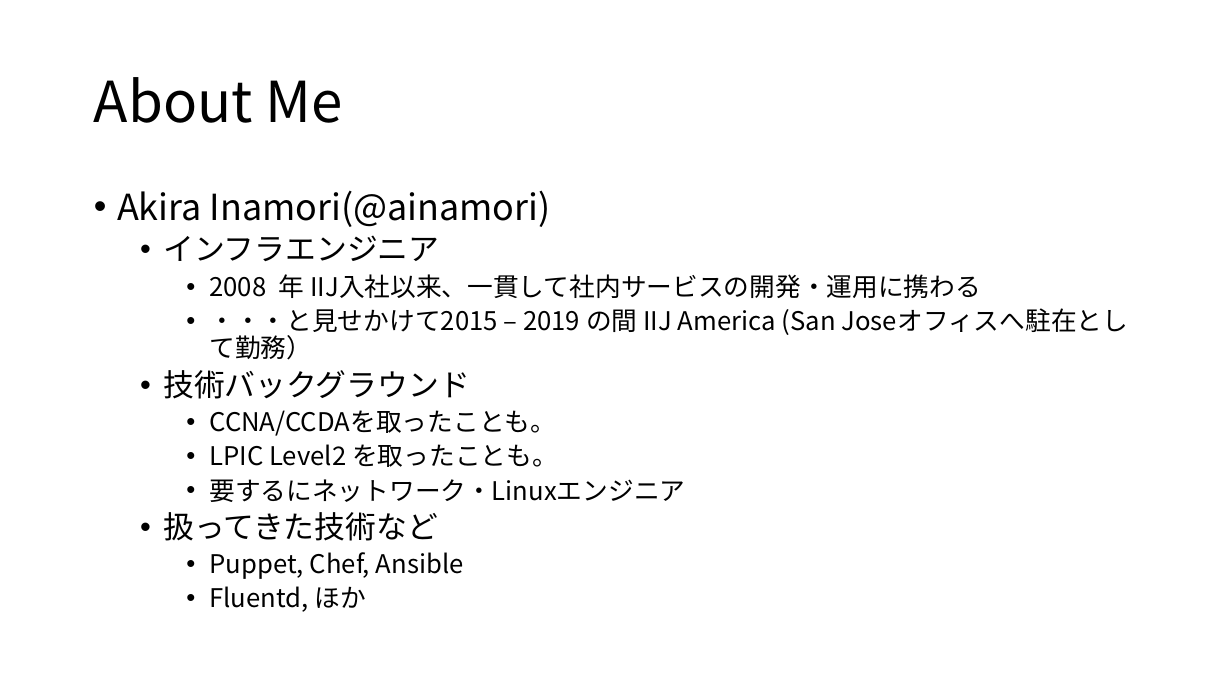
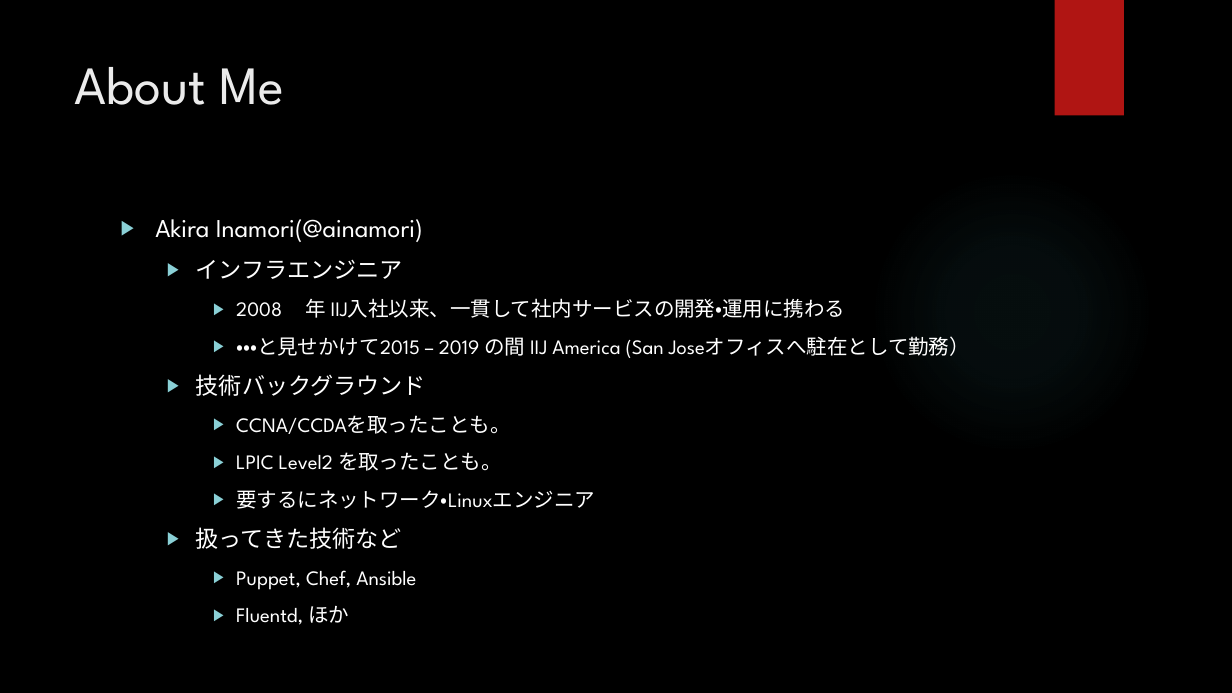
Before and after one commit to ainamori/pyconjp, a slide deck: slide 2 of Spec-driven development for REST API.pptx. Drawn at 1232x693 pixels with LibreOffice and Linux fonts; fonts in the diff are those of the drawing; background and template pictures are left out. Boxes give left, top, right and bottom in pixels: in the first picture for what was removed or moved away, otherwise in the second. Text is boxed around its words. In the diff, an @@ line names an element or a change of style, - is before the commit and + after.

Commit message:
Update slide
Change background and some messages.

```diff
--- a/Spec-driven development for REST API.pptx
+++ b/Spec-driven development for REST API.pptx
@@ background #FFFFFF to picture (left out) @@
@@ rectangle added at (x1=1055, y1=0, x2=1124, y2=116), fill #B01513 @@
@@ title "About Me" moved from (x1=94, y1=77, x2=343, y2=123) to (x1=75, y1=67, x2=285, y2=105) @@
@@ title "About Me" at (x1=75, y1=67, x2=285, y2=105): size 44 to 42 pt, font Noto Sans CJK JP to League Spartan, text colour #000000 to #EBEBEB; line spacing 0.9 to 1; vertical alignment middle to top @@
@@ ellipse added at (x1=870, y1=169, x2=1154, y2=454), fill gradient #50B9C1 @@
@@ text "Akira Inamori(@ainamori)" moved from (x1=117, y1=190, x2=981, y2=612) to (x1=155, y1=219, x2=970, y2=625) @@
@@ text "Akira Inamori(@ainamori)" at (x1=155, y1=219, x2=970, y2=625): size 28 to 20 pt in "Akira Inamori(@ainamori)"; font Noto Sans CJK JP to League Spartan, text colour #000000 to #FFFFFF; size 24 to 18 pt in "インフラエンジニア", "技術バックグラウンド", "扱ってきた技術など"; size 20 to 16 pt in "2008 年 IIJ入社以来、一貫して社内サービスの開発・運用に携わる", "・・・と見せかけて2015 – 2019 の間 IIJ America (San ...", "CCNA/CCDAを取ったことも。", "LPIC Level2 を取ったことも。" and 3 more places; bullet • to ▶; line spacing 0.9 to 1; more space between paragraphs @@
```
Also in this commit, not shown: 9 other slides changed, 1 slide added.
